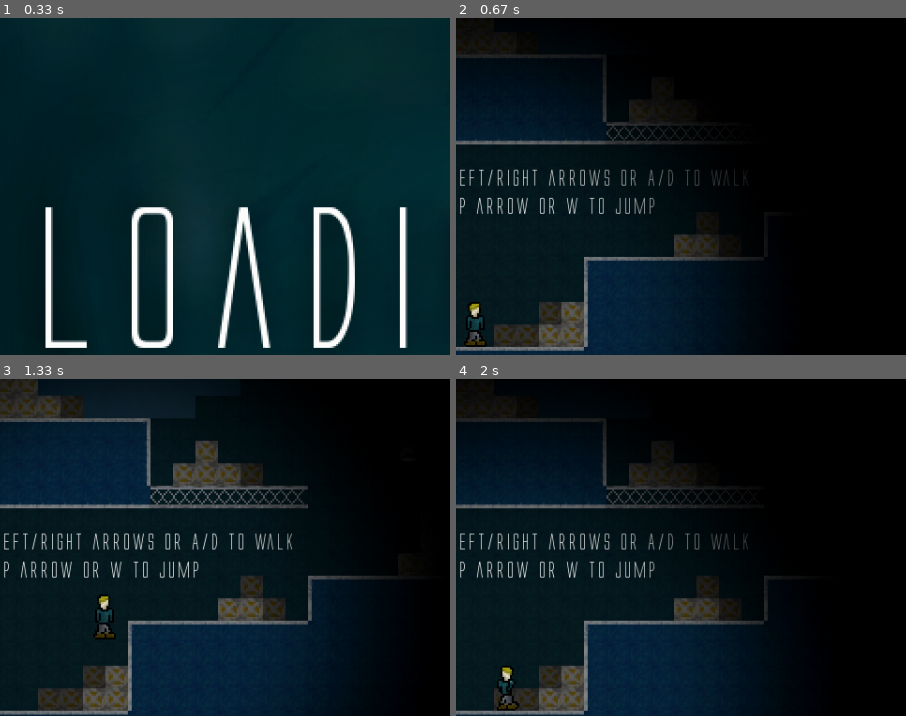
Above: before the commit, frames 1-4 (two rows, left to right).
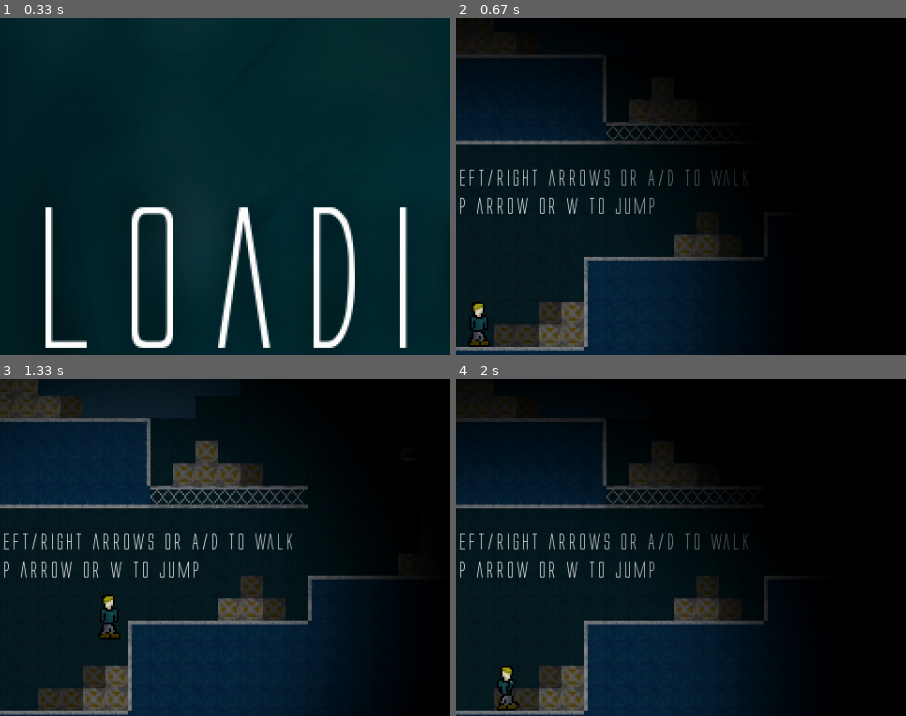
Above: after the commit, the same moments.

Repository: Sigton/stealth
Game: pygame game, started from source/main.py
Same seed, same stepped clock (60 frames per second), same inputs: the game is played once before the commit and once after it.
Inputs (mouse positions are % of the whole screen's width and height, from its top left):
- Up to frame 1 (0.33 s): no input
- Up to frame 2 (0.67 s): hold Right from 0.33 s (still down)
- Up to frame 3 (1.33 s): release Right at 0.8 s; hold Up 0.83-1.13 s; move the mouse to (46, 54) at 0.87 s; hold Right from 1.17 s (still down); move the mouse to (82, 47) at 1.2 s
- Up to frame 4 (2 s): release Right at 1.63 s; hold Left from 1.67 s (still down); move the mouse to (50, 56) at 1.7 s
The pictures show only the part of the screen within x 6-56%, y 11-61%; the shares and areas given below are measured in that part.

Frame 1 is identical in both runs. In frame 2, 0.3% of the frame differs, in the area x 1-8%, y 84-98%; in frame 3, 0.4%, in the area x 20-27%, y 64-78%; in frame 4, nothing differs.

Commit message:
Updated more things

Diff:
--- a/source/game.py
+++ b/source/game.py
@@ -12,7 +12,7 @@
 from funcs import pixel_perfect_collision
 
 
-def game(game_display):
+def game(game_display, clock):
     # Game loop
 
     # Show the loading screen
@@ -25,9 +25,6 @@
     # Load the music
     pygame.mixer.music.load("resources/music.mp3")
     pygame.mixer.music.set_volume(0.25)
-
-    # Used to manage update frequency
-    clock = pygame.time.Clock()
 
     # Create the player
     player = p.Player()
--- a/source/main.py
+++ b/source/main.py
@@ -30,7 +30,11 @@
     icon.blit(icon_img, (0, 0))
     pygame.display.set_icon(icon)
 
-    game.game(game_display)
+    # Used to manage update frequency
+    clock = pygame.time.Clock()
+
+    # Run the game
+    game.game(game_display, clock)  # Nice and easy way to avoid scoping issues
 
     pygame.mouse.set_visible(True)
     pygame.quit()
